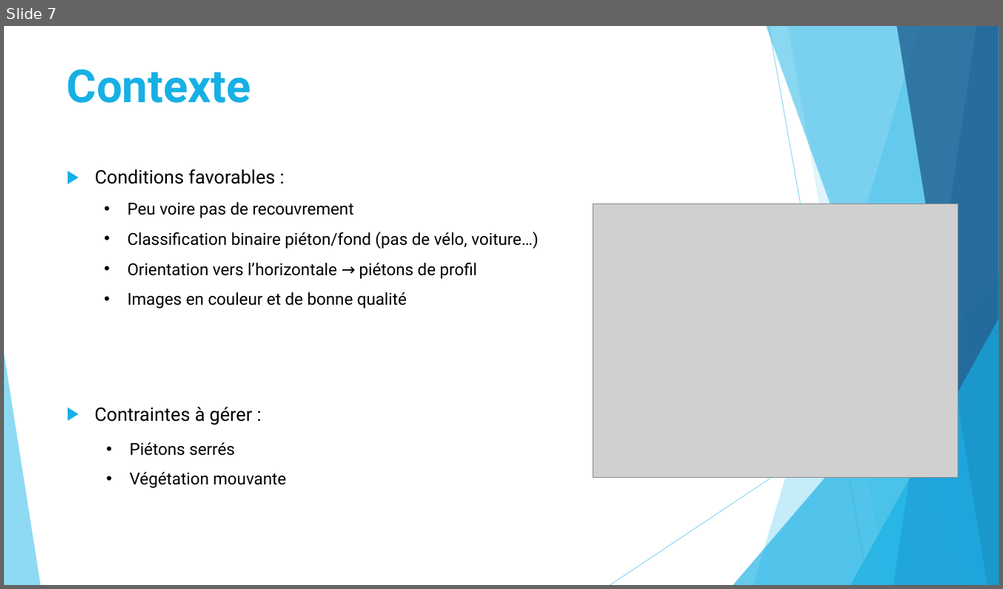
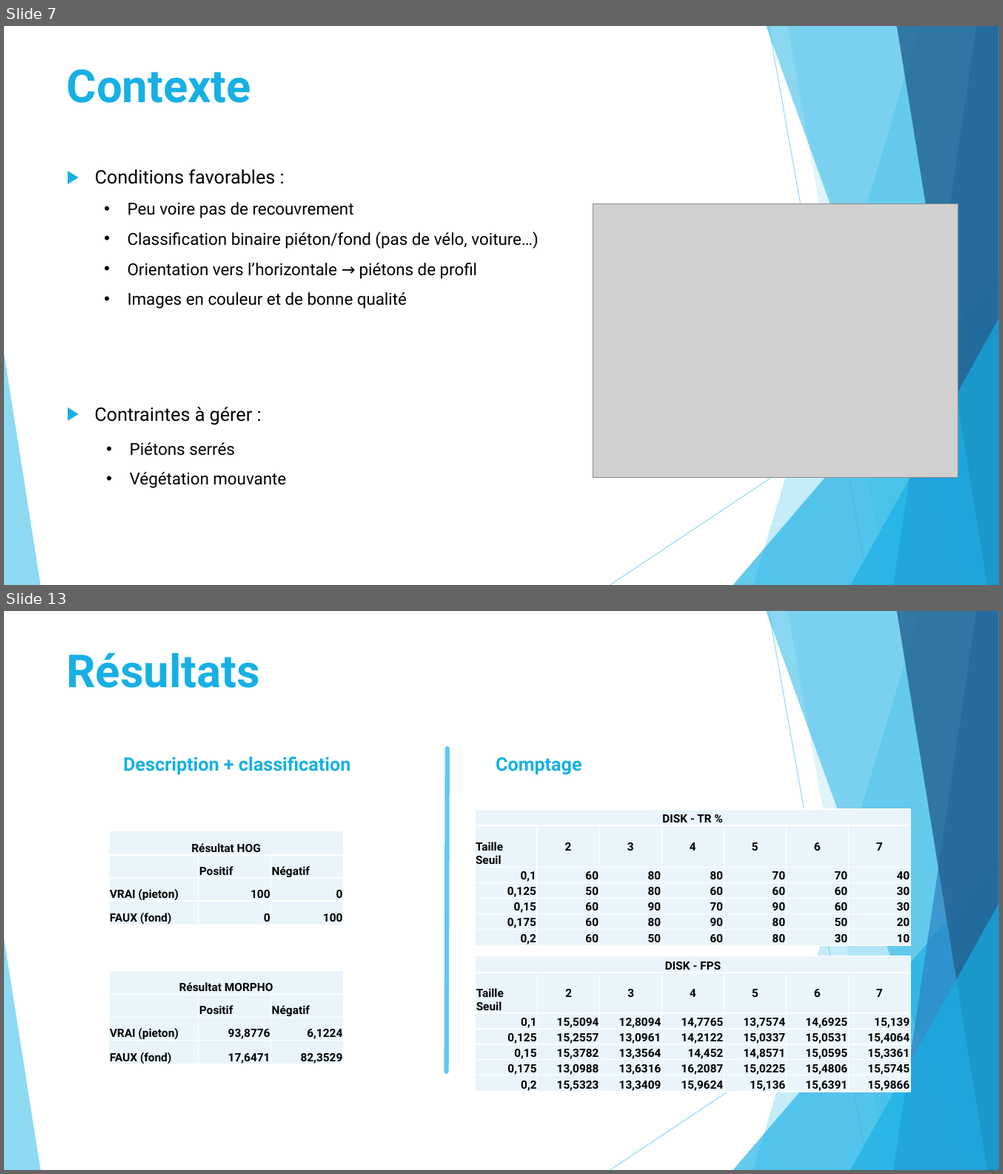
Before and after one commit to DGominski/ProjetE-ComptagePersonnes, a slide deck: Presentation/Projet E.pptx. Shown one above the other, each under a label of ours: slide 7 before the commit, slides 7 and 13 after it; the slides between them are not shown. The pictures are 1003x589 and 1003x1174 pixels, drawn with LibreOffice and Linux fonts; fonts in the diff are those of the drawing; grey boxes stand for pictures. Boxes give left, top, right and bottom in pixels: in the first picture for what was removed or moved away, otherwise in the second. Text is boxed around its words. In the diff, an @@ line names an element or a change of style, - is before the commit and + after.

```diff
--- a/Presentation/Projet E.pptx
+++ b/Presentation/Projet E.pptx
@@ slide 13 added at [4, 611, 999, 1170], background #FFFFFF; not listed: 10 template elements that a slide beside it also shows @@
@@ text added at [67, 652, 260, 688], 44 pt, text #17B0E4, bold @@
+Résultats
@@ title added at [123, 757, 350, 775], 18 pt, text #17B0E4, bold @@
+Description + classification
@@ line added from (447, 749) to (447, 1072), #5FCBEF 4.5 pt @@
@@ text added at [495, 758, 582, 775], 18 pt, text #17B0E4, bold @@
+Comptage
@@ table added at [475, 809, 908, 948], 7 rows, 7 columns @@
+DISK - TR % |  |  |  |  |  | 
+Taille Seuil | 2 | 3 | 4 | 5 | 6 | 7
+0,1 | 60 | 80 | 80 | 70 | 70 | 40
+0,125 | 50 | 80 | 60 | 60 | 60 | 30
+0,15 | 60 | 90 | 70 | 90 | 60 | 30
+0,175 | 60 | 80 | 90 | 80 | 50 | 20
+0,2 | 60 | 50 | 60 | 80 | 30 | 10
@@ table added at [109, 831, 344, 928], 4 rows, 3 columns @@
+Résultat HOG |  | 
+ | Positif | Négatif
+VRAI (pieton) | 100 | 0
+FAUX (fond) | 0 | 100
@@ table added at [475, 957, 909, 1094], 7 rows, 7 columns @@
+DISK - FPS |  |  |  |  |  | 
+Taille Seuil | 2 | 3 | 4 | 5 | 6 | 7
+0,1 | 15,5094 | 12,8094 | 14,7765 | 13,7574 | 14,6925 | 15,139
+0,125 | 15,2557 | 13,0961 | 14,2122 | 15,0337 | 15,0531 | 15,4064
+0,15 | 15,3782 | 13,3564 | 14,452 | 14,8571 | 15,0595 | 15,3361
+0,175 | 13,0988 | 13,6316 | 16,2087 | 15,0225 | 15,4806 | 15,5745
+0,2 | 15,5323 | 13,3409 | 15,9624 | 15,136 | 15,6391 | 15,9866
@@ table added at [109, 971, 344, 1067], 4 rows, 3 columns @@
+Résultat MORPHO |  | 
+ | Positif | Négatif
+VRAI (pieton) | 93,8776 | 6,1224
+FAUX (fond) | 17,6471 | 82,3529
```
Also in this commit, not shown: 2 slides changed, 4 other slides added, 2 slides removed, 5 other files.
